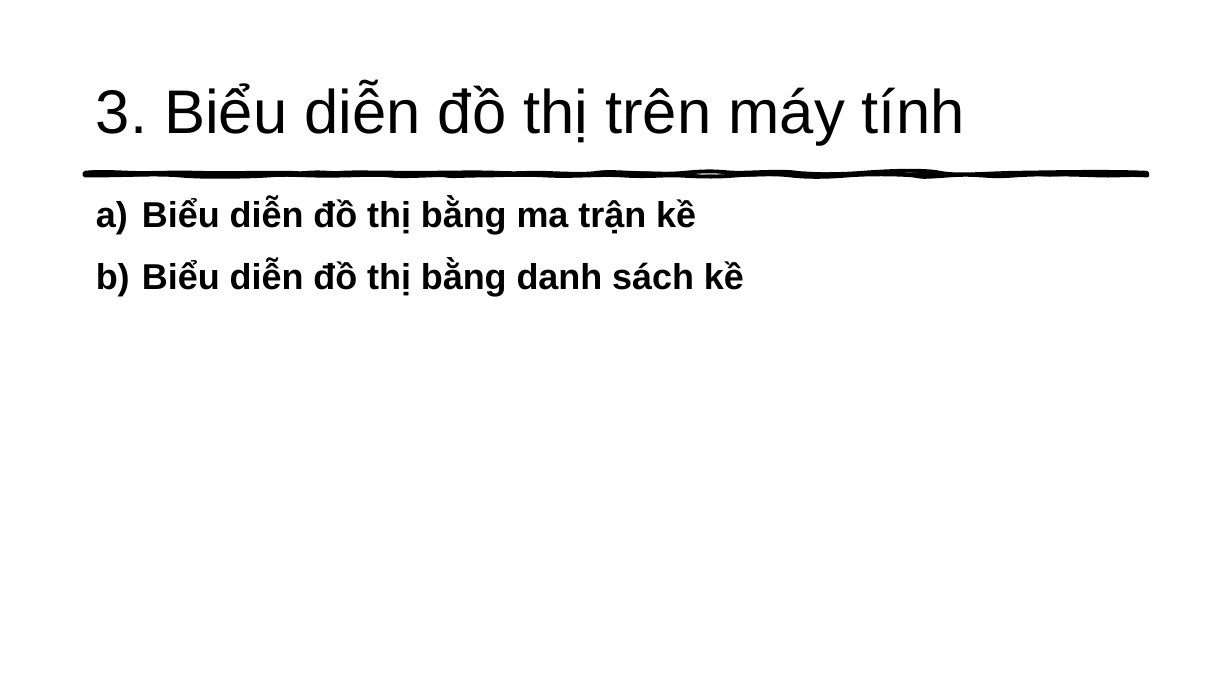
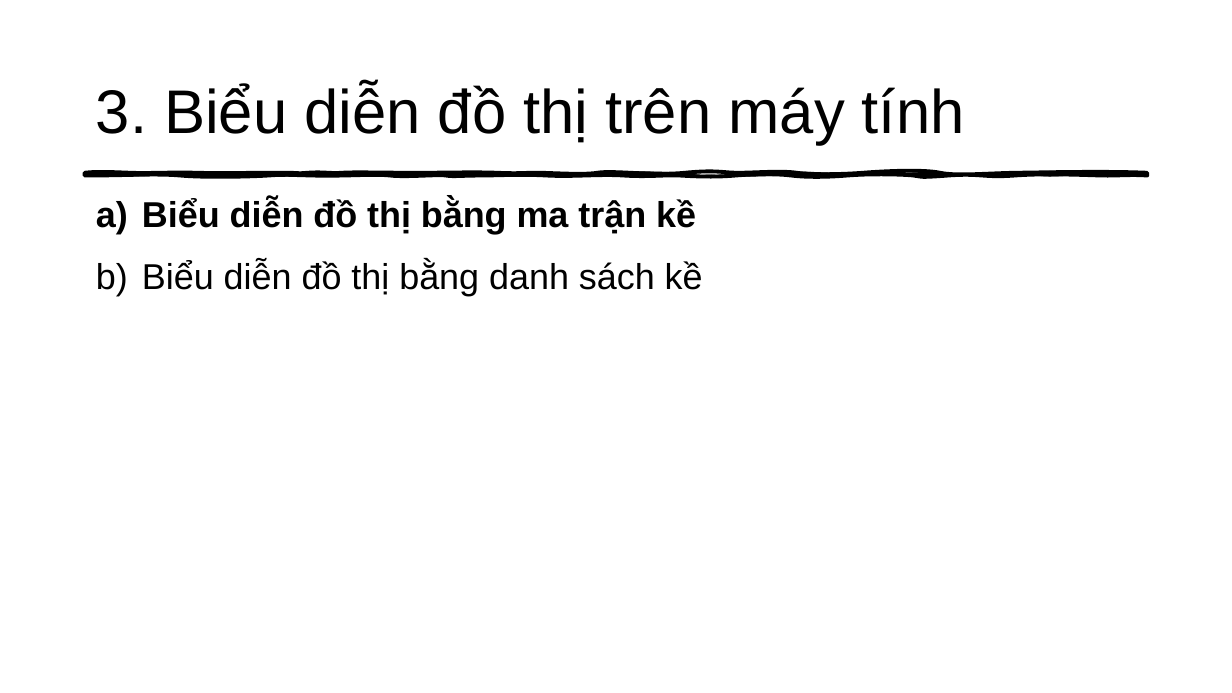
Before and after one commit to thathcmus/CTDL_GT, a slide deck: slide 6 of Cau_Truc_Du_Lieu_Do_Thi_Va_Ung_Dung.pptx. Drawn at 1232x693 pixels with LibreOffice and Linux fonts; fonts in the diff are those of the drawing. Boxes give left, top, right and bottom in pixels: in the first picture for what was removed or moved away, otherwise in the second. Text is boxed around its words. In the diff, an @@ line names an element or a change of style, - is before the commit and + after.

```diff
--- a/Cau_Truc_Du_Lieu_Do_Thi_Va_Ung_Dung.pptx
+++ b/Cau_Truc_Du_Lieu_Do_Thi_Va_Ung_Dung.pptx
@@ text at (x1=142, y1=261, x2=703, y2=296): bold off in "Biểu diễn đồ thị bằng danh sách ..." @@
```
Also in this commit, not shown: 19 other slides changed, 13 slides added, 2 other files.
